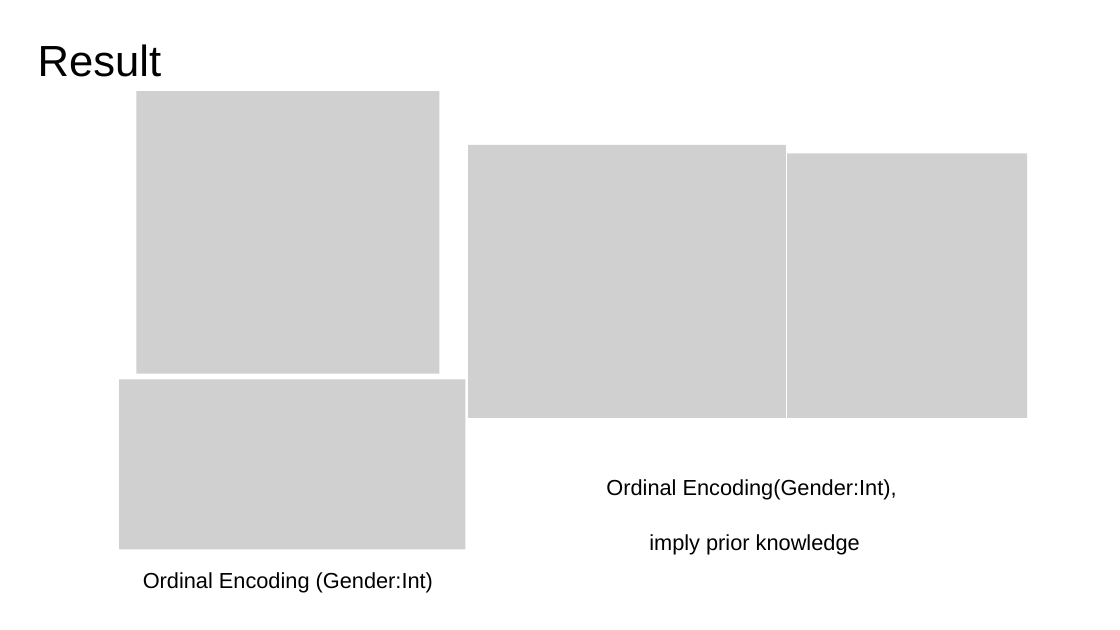
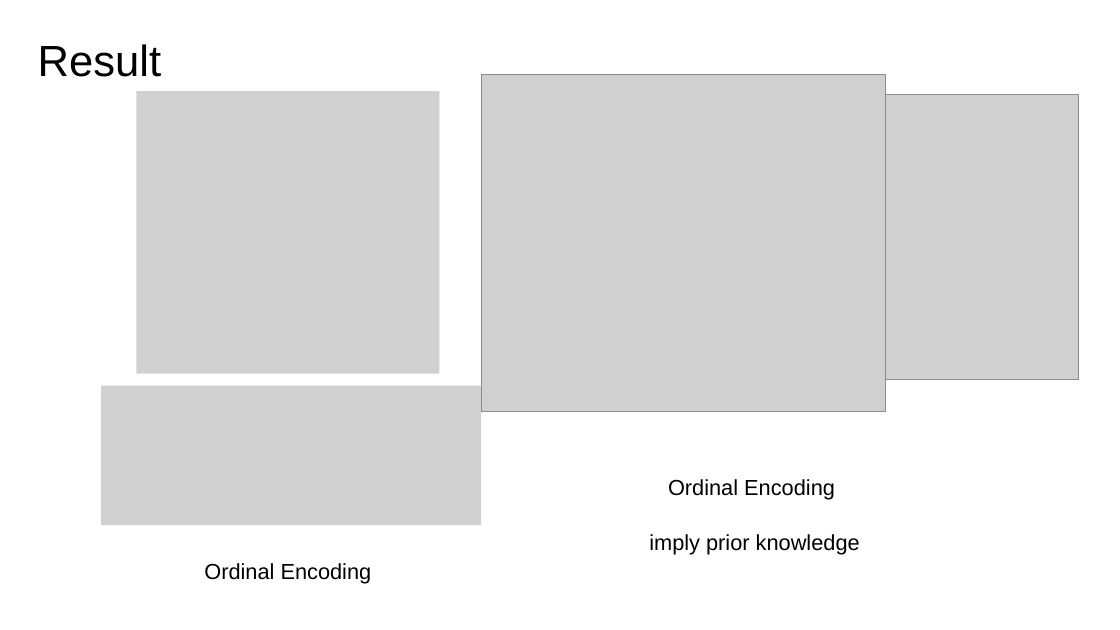
Before and after one commit to LeeMoofon0222/Vizuro_Intern, a slide deck: slide 14 of cc_process/Customer_Churn_ppt.pptx. Drawn at 1120x630 pixels with LibreOffice and Linux fonts; fonts in the diff are those of the drawing; grey boxes stand for pictures; background and template pictures are left out. Boxes give left, top, right and bottom in pixels: in the first picture for what was removed or moved away, otherwise in the second. Text is boxed around its words. In the diff, an @@ line names an element or a change of style, - is before the commit and + after.

```diff
--- a/cc_process/Customer_Churn_ppt.pptx
+++ b/cc_process/Customer_Churn_ppt.pptx
@@ freeform shape at <box>0,0,1120,628</box>: outline redrawn @@
@@ picture: place and size @@
-picture at <box>468,145,786,418</box>
+picture at <box>481,75,885,412</box>
@@ picture added at <box>885,95,1078,379</box> @@
@@ picture removed at <box>787,153,1027,418</box> @@
@@ picture: place and size @@
-picture at <box>119,379,465,549</box>
+picture at <box>101,386,481,525</box>
@@ text at <box>668,479,835,500</box>: text changed @@
-Ordinal Encoding(Gender:Int),
+Ordinal Encoding
@@ text at <box>204,563,372,584</box>: text changed @@
-Ordinal Encoding (Gender:Int)
+Ordinal Encoding
```
Also in this commit, not shown: 6 other slides changed, 2 slides added, 22 other files.
